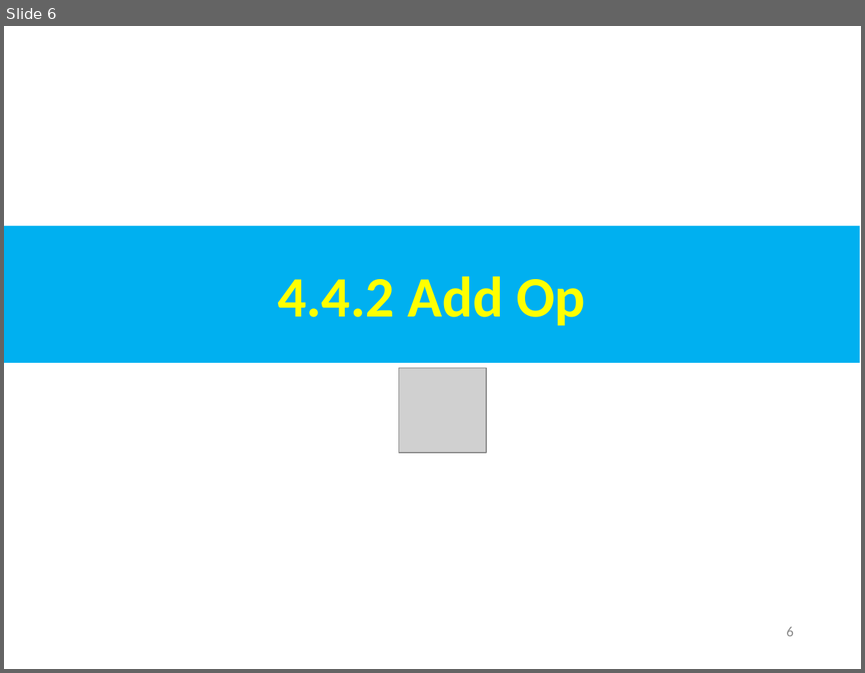
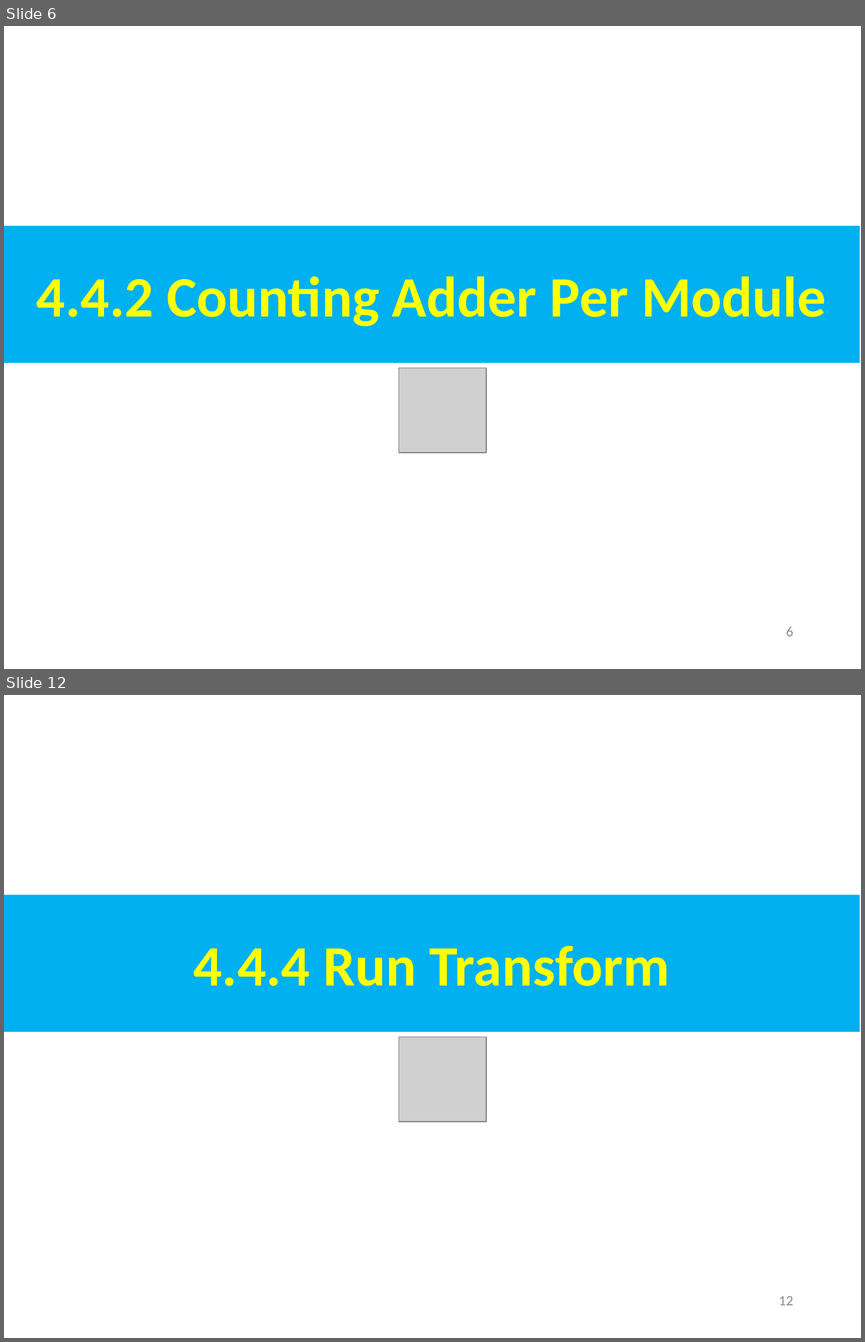
Before and after one commit to peterhchen/AIU_CS800_Chisel, a slide deck: 300_UCB_BC/004.4_Add_Op/000_Video/004.4_Add_Op.ppt. Shown one above the other, each under a label of ours: slide 6 before the commit, slides 6 and 12 after it; the slides between them are not shown. The pictures are 865x673 and 865x1342 pixels, drawn with LibreOffice and Linux fonts; fonts in the diff are those of the drawing; grey boxes stand for pictures. Boxes give left, top, right and bottom in pixels: in the first picture for what was removed or moved away, otherwise in the second. Text is boxed around its words. In the diff, an @@ line names an element or a change of style, - is before the commit and + after.

```diff
--- a/300_UCB_BC/004.4_Add_Op/000_Video/004.4_Add_Op.ppt
+++ b/300_UCB_BC/004.4_Add_Op/000_Video/004.4_Add_Op.ppt
@@ slide 12 added at <box>4,695,861,1338</box>, background #FFFFFF @@
@@ rectangle added at <box>4,895,859,1032</box>, fill #00B0F0, 48 pt, text #FFFF00, bold @@
+4.4.4 Run Transform
@@ picture added at <box>399,1037,486,1121</box> @@
@@ page number added at <box>779,1295,793,1305</box>, 12 pt, text #8B8B8B @@
+12
@@ slide 6 changed as well @@
@@ text in rectangle at <box>37,276,825,327</box>: text changed @@
-4.4.2 Add Op
+4.4.2 Counting Adder Per Module
```
Also in this commit, not shown: 1 other slide changed, 7 other slides added.
